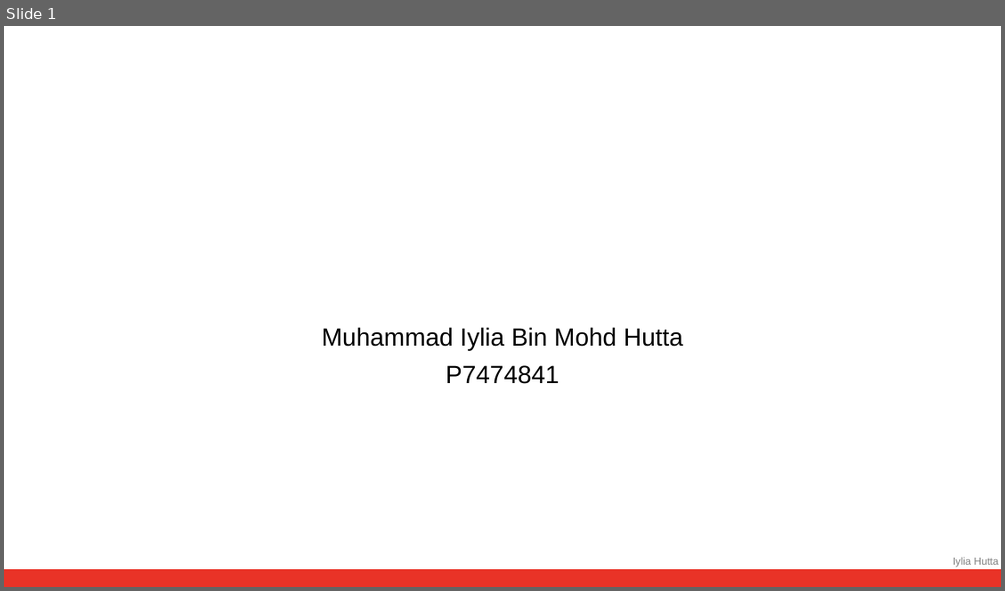
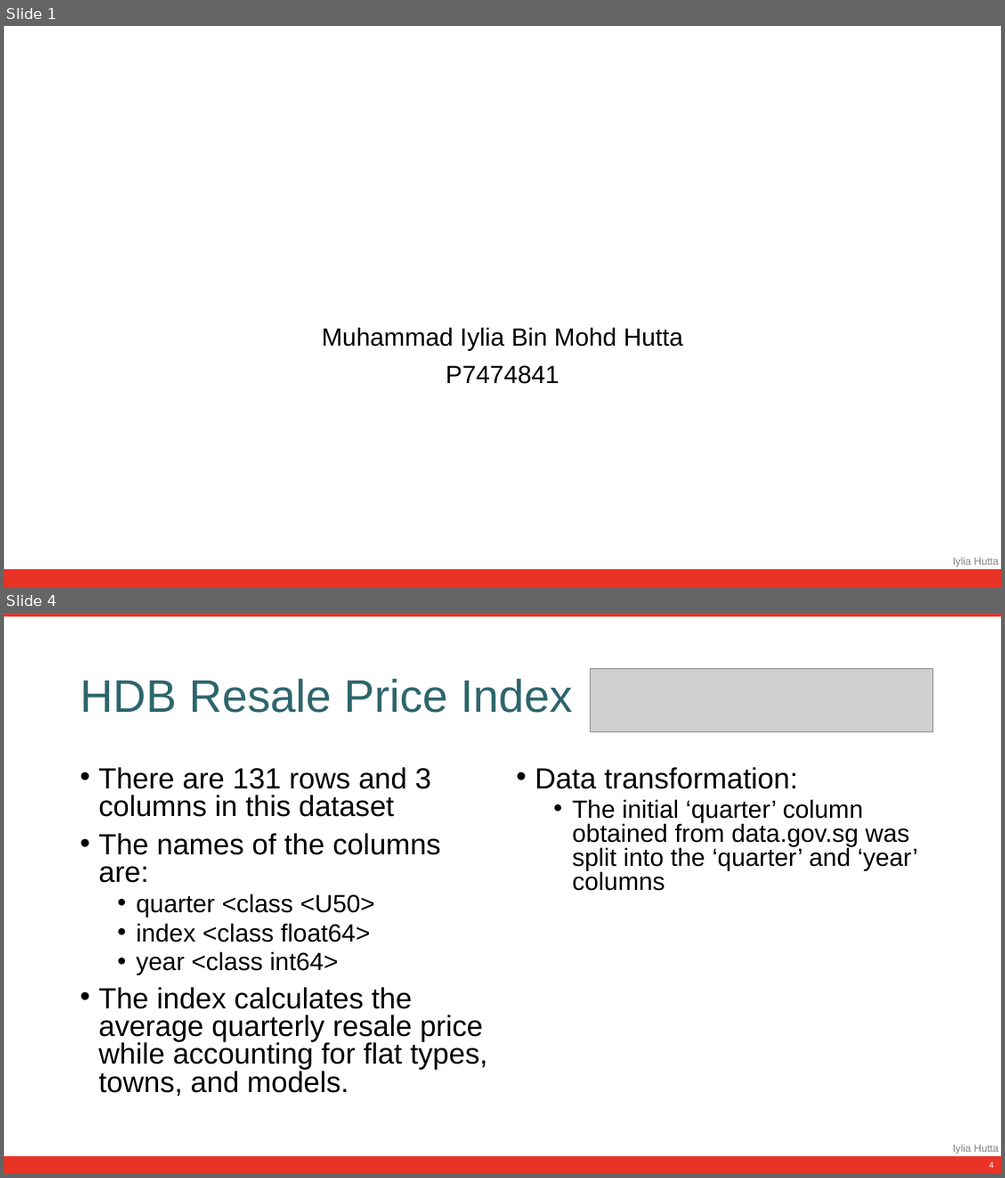
Before and after one commit to iyliahutta/Intro-to-Programming-for-DS, a slide deck: CA1/CA1 Slides.pptx. Shown one above the other, each under a label of ours: slide 1 before the commit, slides 1 and 4 after it; the slides between them are not shown. The pictures are 1005x591 and 1005x1178 pixels, drawn with LibreOffice and Linux fonts; fonts in the diff are those of the drawing; grey boxes stand for pictures. Boxes give left, top, right and bottom in pixels: in the first picture for what was removed or moved away, otherwise in the second. Text is boxed around its words. In the diff, an @@ line names an element or a change of style, - is before the commit and + after.

```diff
--- a/CA1/CA1 Slides.pptx
+++ b/CA1/CA1 Slides.pptx
@@ slide 4 added at [4,613,1001,1174], background #FFFFFF; not listed: 2 template elements that a slide beside it also shows @@
@@ rectangle added at [4,613,1001,617], fill #E93327, outline #E93327 1 pt @@
@@ title added at [80,679,572,713], 44 pt, text #2D656C @@
+HDB Resale Price Index
@@ picture added at [590,668,932,731] @@
@@ text added at [98,767,487,1096], 28 pt, text #000000 @@
+• There are 131 rows and 3 columns in this dataset
+• The names of the columns are:
+  • quarter <class <U50>
+  • index <class float64>
+  • year <class int64>
+• The index calculates the average quarterly resale price while accounting for flat types, towns, and models.
@@ text added at [534,767,918,891], 24 pt, text #000000 @@
+• Data transformation:
+  • The initial ‘quarter’ column obtained from data.gov.sg was split into the ‘quarter’ and ‘year’ columns
@@ page number added at [989,1162,994,1167], 8 pt, text #FFFFFF @@
+4
```
Also in this commit, not shown: 2 slides changed, 9 other slides added, 1 other file.
